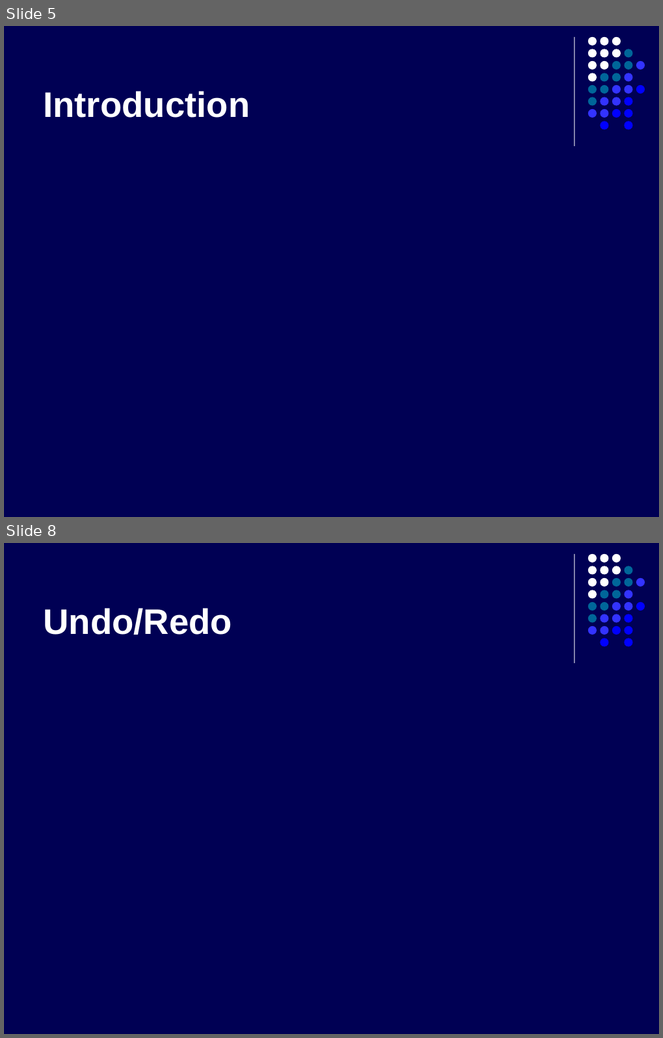
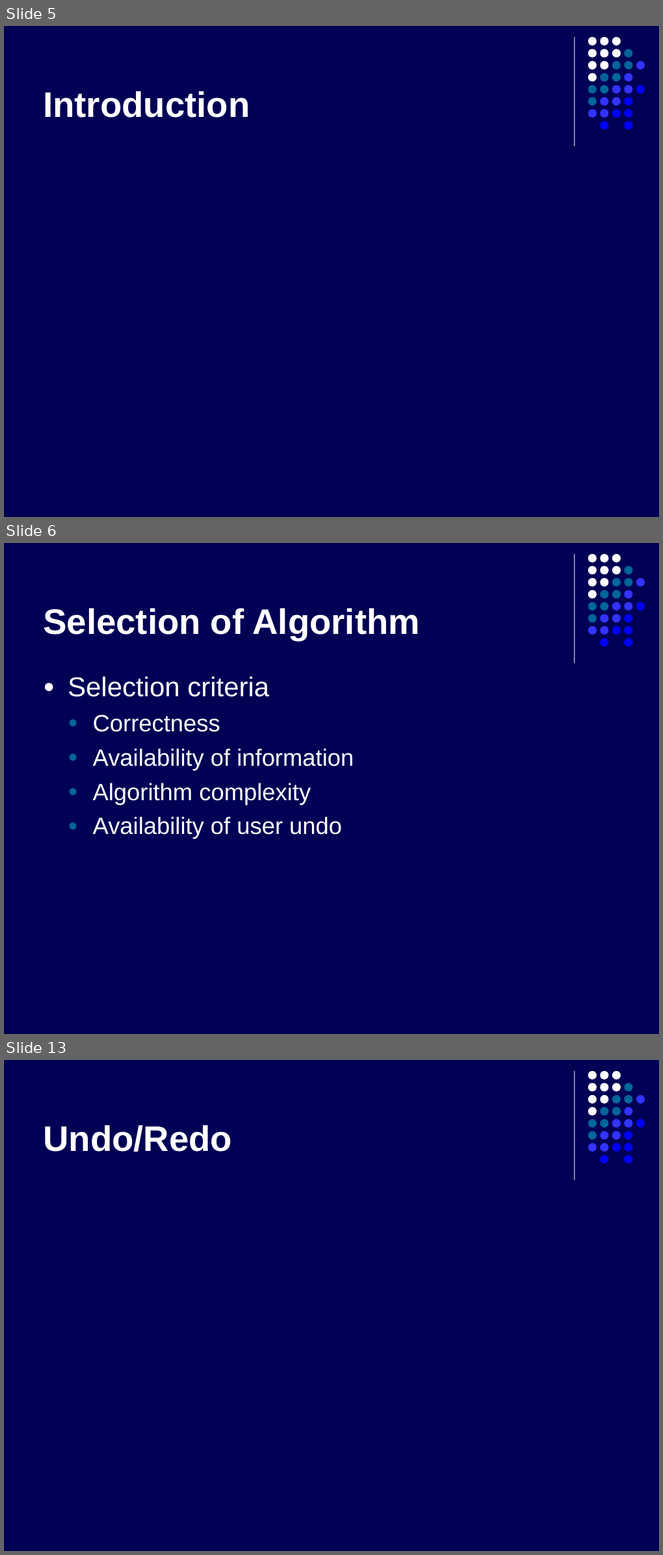
Before and after one commit to kyanha/ace, a slide deck: ace/trunk/doc/presentation/presentation.ppt. Shown one above the other, each under a label of ours: slides 5 and 8 before the commit, slides 5, 6 and 13 after it; the slides between them are not shown. The pictures are 663x1038 and 663x1555 pixels, drawn with LibreOffice and Linux fonts; fonts in the diff are those of the drawing. Boxes give left, top, right and bottom in pixels: in the first picture for what was removed or moved away, otherwise in the second. Text is boxed around its words. In the diff, an @@ line names an element or a change of style, - is before the commit and + after.

```diff
--- a/ace/trunk/doc/presentation/presentation.ppt
+++ b/ace/trunk/doc/presentation/presentation.ppt
@@ slide 6 added at (4, 543, 659, 1034), background #000054; not listed: 32 template elements that a slide beside it also shows @@
@@ title added at (43, 608, 421, 641), 39 pt, text #FFFFFF, bold @@
+Selection of Algorithm
@@ text added at (68, 676, 354, 839), 26 pt, text #FFFFFF @@
+● Selection criteria
+  ● Correctness
+  ● Availability of information
+  ● Algorithm complexity
+  ● Availability of user undo
@@ what was slide 8 is now slide 13 @@
```
Also in this commit, not shown: 1 slide changed, 5 other slides added, 1 slide removed.
